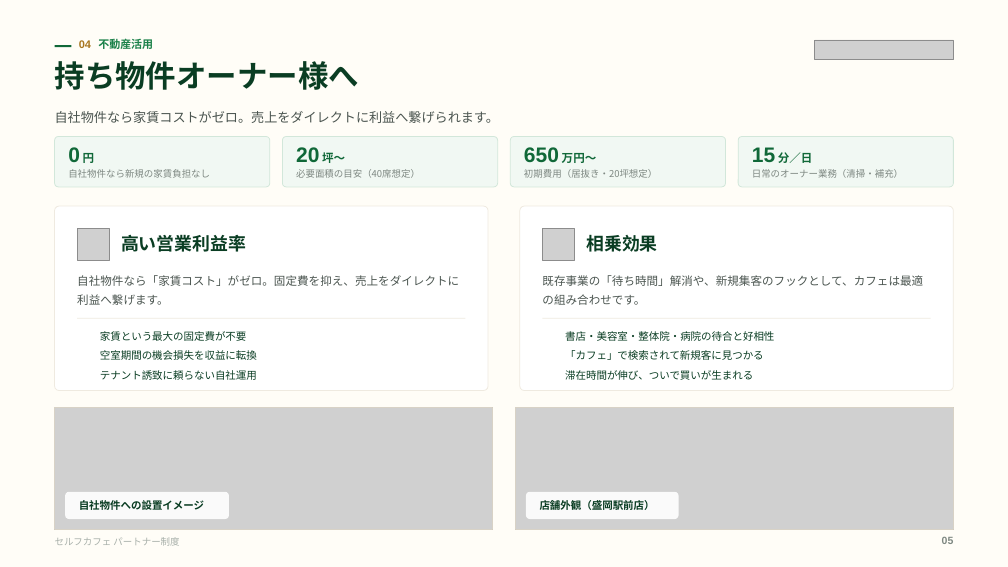
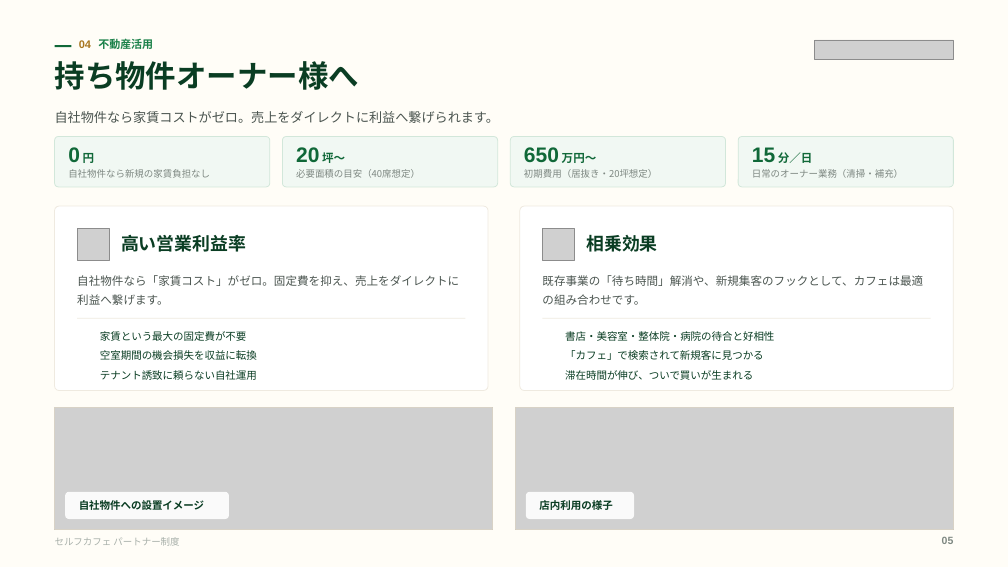
Before and after one commit to a5408071-cmd/suzuki-ceo, a slide deck: slide 5 of selfcafe-partner-deck/selfcafe-partner-deck.pptx. Drawn at 1008x567 pixels with LibreOffice and Linux fonts; fonts in the diff are those of the drawing; grey boxes stand for pictures; background and template pictures are left out. Boxes give left, top, right and bottom in pixels: in the first picture for what was removed or moved away, otherwise in the second. Text is boxed around its words. In the diff, an @@ line names an element or a change of style, - is before the commit and + after.

```diff
--- a/selfcafe-partner-deck/selfcafe-partner-deck.pptx
+++ b/selfcafe-partner-deck/selfcafe-partner-deck.pptx
@@ rounded rectangle resized from (x1=526, y1=492, x2=679, y2=520) to (x1=526, y1=492, x2=634, y2=520) @@
@@ text at (x1=539, y1=500, x2=612, y2=510): text changed @@
-店舗外観（盛岡駅前店）
+店内利用の様子
```
Also in this commit, not shown: 8 other slides changed, 6 other files.
